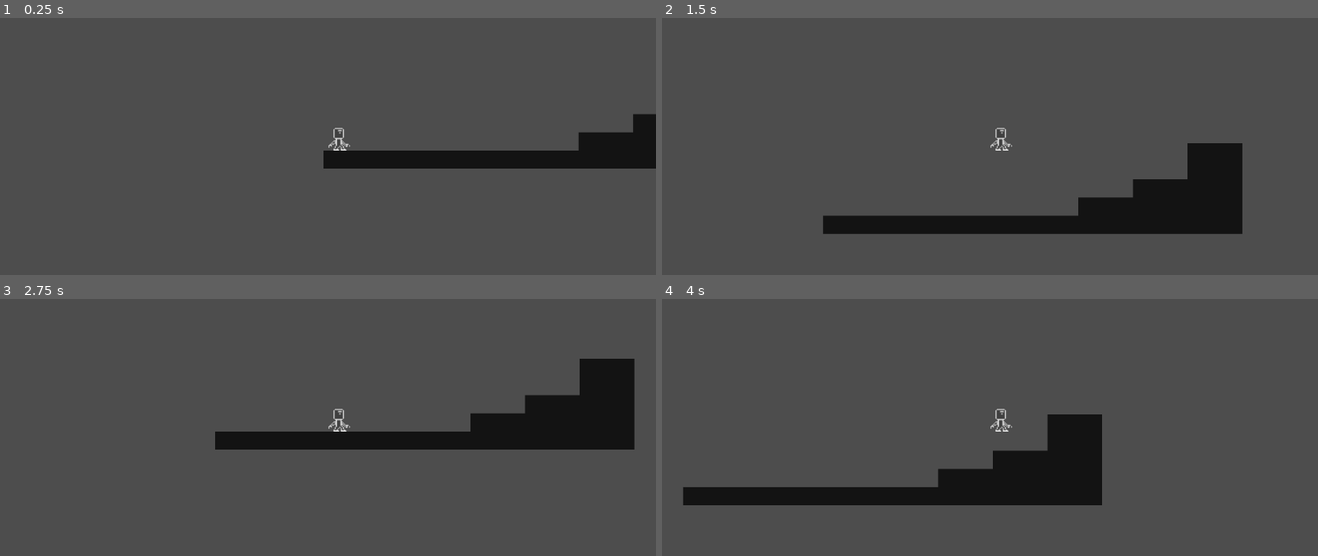
Above: before the commit, frames 1-4 (two rows, left to right).
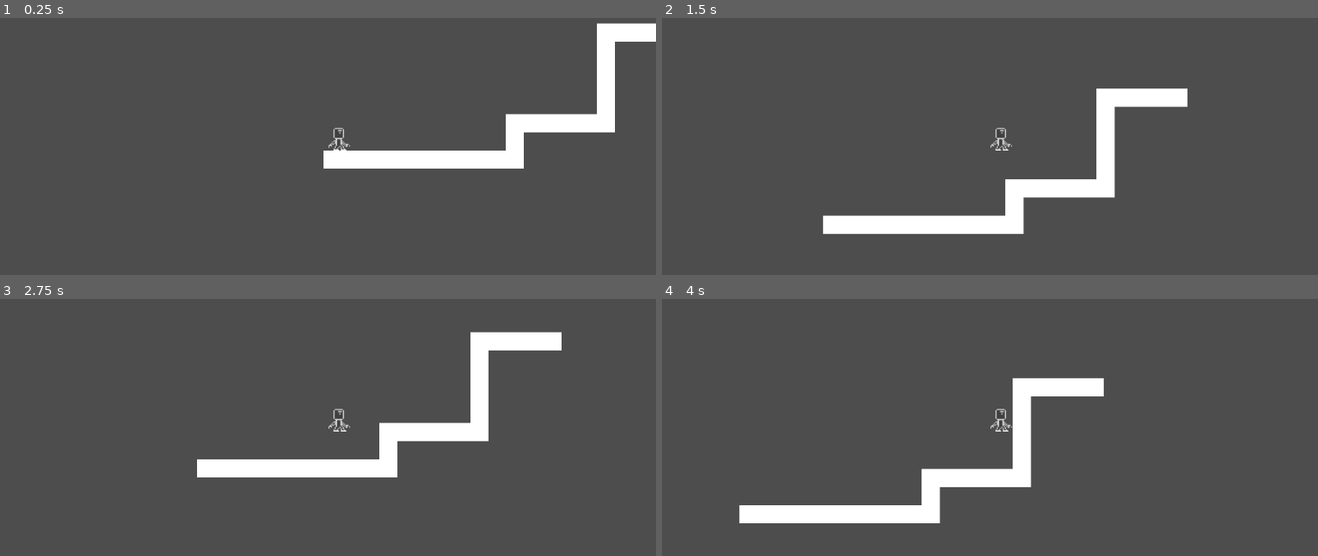
Above: after the commit, the same moments.

Repository: peachyem/ShootingForTheDark
Game: Godot game, scene res://levels/level_1.tscn
The game is run twice, just before and just after one commit, with the same random seed, the same clock (stepped at 60 frames per second) and the same inputs. This scene is started directly instead of the project's main scene.
Inputs:
- Up to frame 1 (0.25 s): no input
- Up to frame 2 (1.5 s): tap Enter (ui_accept) at 0.5, 0.77 s; hold Right (ui_right) from 0.53 s (still down)
- Up to frame 3 (2.75 s): tap Enter (ui_accept) at 1.52 s; release Right (ui_right) at 2.03 s; hold Left (ui_left) from 2.03 s (still down)
- Up to frame 4 (4 s): release Left (ui_left) at 2.78 s; hold Right (ui_right) from 2.78 s (still down); tap Enter (ui_accept) at 3.02, 3.77 s

The runs differ from the first frame. In frame 1, 7.5% of the frame differs, in the area x 49-100%, y 1-59%; in frame 2, 12%; in frame 3, 13%, in the area x 30-97%, y 12-70%; in frame 4, 13%.

Commit message:
Added platforms, removed temp lvl

Diff:
--- a/levels/level_1.tscn
+++ b/levels/level_1.tscn
@@ -1,14 +1,147 @@
-[gd_scene load_steps=4 format=3 uid="uid://c7aqf403j0esb"]
+[gd_scene load_steps=6 format=3 uid="uid://c7aqf403j0esb"]
 
-[ext_resource type="PackedScene" uid="uid://x35wnbjufn1d" path="res://tilemaps/ground_tilemap.tscn" id="1_frxpb"]
 [ext_resource type="PackedScene" uid="uid://cu7vtwgge2k0j" path="res://entities/player/player_w_camera.tscn" id="2_jusea"]
 [ext_resource type="Script" path="res://scripts/player_control.gd" id="3_ln4g7"]
+[ext_resource type="Texture2D" uid="uid://dj8gnvxx8snei" path="res://images/platforms.png" id="3_qsiok"]
+
+[sub_resource type="TileSetAtlasSource" id="TileSetAtlasSource_8ca03"]
+resource_name = "Ground/Roof"
+texture = ExtResource("3_qsiok")
+texture_region_size = Vector2i(32, 32)
+0:0/0 = 0
+0:0/0/physics_layer_0/linear_velocity = Vector2(0, 0)
+0:0/0/physics_layer_0/angular_velocity = 0.0
+0:0/0/physics_layer_0/polygon_0/points = PackedVector2Array(-16, -16, 16, -16, 16, 16, -16, 16)
+1:0/0 = 0
+1:0/0/physics_layer_0/linear_velocity = Vector2(0, 0)
+1:0/0/physics_layer_0/angular_velocity = 0.0
+1:0/0/physics_layer_0/polygon_0/points = PackedVector2Array(-16, -16, 16, -16, 16, 16, -16, 16)
+2:0/0 = 0
+2:0/0/physics_layer_0/linear_velocity = Vector2(0, 0)
+2:0/0/physics_layer_0/angular_velocity = 0.0
+2:0/0/physics_layer_0/polygon_0/points = PackedVector2Array(-16, -16, 16, -16, 16, 12, -12, 12, -16, 16)
+3:0/0 = 0
+3:0/0/physics_layer_0/linear_velocity = Vector2(0, 0)
+3:0/0/physics_layer_0/angular_velocity = 0.0
+3:0/0/physics_layer_0/polygon_0/points = PackedVector2Array(-16, -16, 16, -16, 16, 12.25, -16, 12)
+4:0/0 = 0
+4:0/0/physics_layer_0/linear_velocity = Vector2(0, 0)
+4:0/0/physics_layer_0/angular_velocity = 0.0
+4:0/0/physics_layer_0/polygon_0/points = PackedVector2Array(-16, -16, 16, -16, 16, 16, 12.125, 12, -16, 12)
+5:0/0 = 0
+5:0/0/physics_layer_0/linear_velocity = Vector2(0, 0)
+5:0/0/physics_layer_0/angular_velocity = 0.0
+5:0/0/physics_layer_0/polygon_0/points = PackedVector2Array(-16, -16, 16, -16, 16, 16, -16, 16)
+6:0/0 = 0
+6:0/0/physics_layer_0/linear_velocity = Vector2(0, 0)
+6:0/0/physics_layer_0/angular_velocity = 0.0
+6:0/0/physics_layer_0/polygon_0/points = PackedVector2Array(-16, -16, 16, -16, 16, 16, -16, 16)
+6:1/0 = 0
+6:1/0/physics_layer_0/linear_velocity = Vector2(0, 0)
+6:1/0/physics_layer_0/angular_velocity = 0.0
+6:1/0/physics_layer_0/polygon_0/points = PackedVector2Array(-16, -16, 16, -16, 16, 16, -16, 16)
+6:2/0 = 0
+6:2/0/physics_layer_0/linear_velocity = Vector2(0, 0)
+6:2/0/physics_layer_0/angular_velocity = 0.0
+6:2/0/physics_layer_0/polygon_0/points = PackedVector2Array(-16, -16, 16, -16, 16, 16)
+5:1/0 = 0
+5:1/0/physics_layer_0/linear_velocity = Vector2(0, 0)
+5:1/0/physics_layer_0/angular_velocity = 0.0
+5:1/0/physics_layer_0/polygon_0/points = PackedVector2Array(-16, -16, 16, -16, 16, 16)
+0:1/0 = 0
+0:1/0/physics_layer_0/linear_velocity = Vector2(0, 0)
+0:1/0/physics_layer_0/angular_velocity = 0.0
+0:1/0/physics_layer_0/polygon_0/points = PackedVector2Array(-16, -16, 16, -16, 16, 16, -16, 16)
+1:1/0 = 0
+1:1/0/physics_layer_0/linear_velocity = Vector2(0, 0)
+1:1/0/physics_layer_0/angular_velocity = 0.0
+1:1/0/physics_layer_0/polygon_0/points = PackedVector2Array(-16, -16, 16, -16, -16, 16)
+2:1/0 = 0
+2:1/0/physics_layer_0/linear_velocity = Vector2(0, 0)
+2:1/0/physics_layer_0/angular_velocity = 0.0
+2:1/0/physics_layer_0/polygon_0/points = PackedVector2Array(-16, -16, 16, -16, 16, -11.75, -16, -11.75)
+3:1/0 = 0
+3:1/0/physics_layer_0/linear_velocity = Vector2(0, 0)
+3:1/0/physics_layer_0/angular_velocity = 0.0
+3:1/0/physics_layer_0/polygon_0/points = PackedVector2Array(-16, -16, 16, -16, 16, -12, -16, -12)
+3:1/0/physics_layer_0/polygon_1/points = PackedVector2Array(-16, 16, 16, 16, 16, 11.75, -16, 12)
+0:2/0 = 0
+0:2/0/physics_layer_0/linear_velocity = Vector2(0, 0)
+0:2/0/physics_layer_0/angular_velocity = 0.0
+0:2/0/physics_layer_0/polygon_0/points = PackedVector2Array(-16, -16, 16, -16, -16, 16)
+0:4/0 = 0
+0:4/0/physics_layer_0/linear_velocity = Vector2(0, 0)
+0:4/0/physics_layer_0/angular_velocity = 0.0
+0:4/0/physics_layer_0/polygon_0/points = PackedVector2Array(-16, -11.875, 11.875, -11.875, 16, -16, 16, 16, -16, 16)
+1:3/0 = 0
+1:3/0/physics_layer_0/linear_velocity = Vector2(0, 0)
+1:3/0/physics_layer_0/angular_velocity = 0.0
+1:3/0/physics_layer_0/polygon_0/points = PackedVector2Array(16, -16, 16, 16, -16, 16)
+1:4/0 = 0
+1:4/0/physics_layer_0/linear_velocity = Vector2(0, 0)
+1:4/0/physics_layer_0/angular_velocity = 0.0
+1:4/0/physics_layer_0/polygon_0/points = PackedVector2Array(-16, -16, 16, -16, 16, 16, -16, 16)
+2:3/0 = 0
+2:3/0/physics_layer_0/linear_velocity = Vector2(0, 0)
+2:3/0/physics_layer_0/angular_velocity = 0.0
+2:3/0/physics_layer_0/polygon_0/points = PackedVector2Array(-16, -16, 16, -16, 16, 16, -16, 16)
+2:4/0 = 0
+2:4/0/physics_layer_0/linear_velocity = Vector2(0, 0)
+2:4/0/physics_layer_0/angular_velocity = 0.0
+2:4/0/physics_layer_0/polygon_0/points = PackedVector2Array(-16, -16, 16, -16, 16, 16, -16, 16)
+3:3/0 = 0
+3:3/0/physics_layer_0/linear_velocity = Vector2(0, 0)
+3:3/0/physics_layer_0/angular_velocity = 0.0
+3:3/0/physics_layer_0/polygon_0/points = PackedVector2Array(-16, -16, 16, -16, 16, 16, -16, 16)
+3:4/0 = 0
+3:4/0/physics_layer_0/linear_velocity = Vector2(0, 0)
+3:4/0/physics_layer_0/angular_velocity = 0.0
+3:4/0/physics_layer_0/polygon_0/points = PackedVector2Array(-16, -16, 16, -16, 16, 16, -16, 16)
+4:3/0 = 0
+4:3/0/physics_layer_0/linear_velocity = Vector2(0, 0)
+4:3/0/physics_layer_0/angular_velocity = 0.0
+4:3/0/physics_layer_0/polygon_0/points = PackedVector2Array(-16, -16, 16, -16, 16, 16, -16, 16)
+4:4/0 = 0
+4:4/0/physics_layer_0/linear_velocity = Vector2(0, 0)
+4:4/0/physics_layer_0/angular_velocity = 0.0
+4:4/0/physics_layer_0/polygon_0/points = PackedVector2Array(-16, -16, 16, -16, 16, 16, -16, 16)
+5:3/0 = 0
+5:3/0/physics_layer_0/linear_velocity = Vector2(0, 0)
+5:3/0/physics_layer_0/angular_velocity = 0.0
+5:3/0/physics_layer_0/polygon_0/points = PackedVector2Array(-16, -16, 16, 16, -16, 16)
+5:4/0 = 0
+5:4/0/physics_layer_0/linear_velocity = Vector2(0, 0)
+5:4/0/physics_layer_0/angular_velocity = 0.0
+5:4/0/physics_layer_0/polygon_0/points = PackedVector2Array(-16, -16, 16, -16, 16, 16, -16, 16)
+6:4/0 = 0
+6:4/0/physics_layer_0/linear_velocity = Vector2(0, 0)
+6:4/0/physics_layer_0/angular_velocity = 0.0
+6:4/0/physics_layer_0/polygon_0/points = PackedVector2Array(-16, -16, -12.125, -11.875, 16, -12, 16, 16, -16, 16)
+2:2/0 = 0
+2:2/0/physics_layer_0/linear_velocity = Vector2(0, 0)
+2:2/0/physics_layer_0/angular_velocity = 0.0
+2:2/0/physics_layer_0/polygon_0/points = PackedVector2Array(-12, 12, 16, 12, 16, 16, -16, 16)
+3:2/0 = 0
+3:2/0/physics_layer_0/linear_velocity = Vector2(0, 0)
+3:2/0/physics_layer_0/angular_velocity = 0.0
+3:2/0/physics_layer_0/polygon_0/points = PackedVector2Array(-16, 11.875, 16, 12, 16, 16, -16, 16)
+4:2/0 = 0
+4:2/0/physics_layer_0/linear_velocity = Vector2(0, 0)
+4:2/0/physics_layer_0/angular_velocity = 0.0
+4:2/0/physics_layer_0/polygon_0/points = PackedVector2Array(-16, 12, 11.875, 11.875, 16, 16, -16, 16)
+
+[sub_resource type="TileSet" id="TileSet_0cfws"]
+tile_size = Vector2i(32, 32)
+physics_layer_0/collision_layer = 1
+sources/0 = SubResource("TileSetAtlasSource_8ca03")
 
 [node name="Level 1" type="Node2D"]
-
-[node name="TileMap" parent="." instance=ExtResource("1_frxpb")]
-layer_0/tile_data = PackedInt32Array(0, 131072, 0, 1, 131072, 0, 2, 131072, 0, 3, 131072, 0, 4, 131072, 0, 5, 131072, 0, 6, 131072, 0, 7, 131072, 0, 8, 131072, 0, 9, 131072, 0, 10, 131072, 0, 11, 131072, 0, 12, 131072, 0, 13, 131072, 0, 14, 131072, 0, -65522, 131072, 0, 15, 131072, 0, -65521, 131072, 0, -65520, 131072, 0, 16, 131072, 0, 17, 131072, 0, -65519, 131072, 0, -131055, 131072, 0, -131053, 131072, 0, -131054, 131072, 0, -65518, 131072, 0, -65517, 131072, 0, 19, 131072, 0, 18, 131072, 0, 20, 131072, 0, -65516, 131072, 0, -131052, 131072, 0, -131051, 131072, 0, -65515, 131072, 0, 21, 131072, 0, 22, 131072, 0, -65514, 131072, 0, -131050, 131072, 0, -196586, 131072, 0, -196587, 131072, 0, -196588, 131072, 0, -262122, 131072, 0, -262123, 131072, 0, -262124, 131072, 0)
 
 [node name="Player" parent="." instance=ExtResource("2_jusea")]
 position = Vector2(8, -72)
 script = ExtResource("3_ln4g7")
+
+[node name="TileMap" type="TileMap" parent="."]
+tile_set = SubResource("TileSet_0cfws")
+format = 2
+layer_0/tile_data = PackedInt32Array(0, 131072, 3, 1, 131072, 3, 2, 131072, 3, 3, 131072, 3, 4, 131072, 3, 5, 131072, 3, 6, 131072, 3, 7, 131072, 3, 8, 131072, 3, 9, 131072, 3, 10, 131072, 3, -65526, 131072, 3, -131062, 131072, 3, -131061, 131072, 3, -131060, 131072, 3, -131059, 131072, 3, -131058, 131072, 3, -131057, 131072, 3, -196593, 131072, 3, -262129, 131072, 3, -327665, 131072, 3, -393201, 131072, 3, -458737, 131072, 3, -458736, 131072, 3, -458735, 131072, 3, -458734, 131072, 3, -458733, 131072, 3)
--- a/levels/temp.tscn
+++ /dev/null
@@ -1,15 +0,0 @@
-[gd_scene load_steps=5 format=3 uid="uid://cby4j4wgieglr"]
-
-[ext_resource type="PackedScene" uid="uid://x35wnbjufn1d" path="res://tilemaps/ground_tilemap.tscn" id="1_neiap"]
-[ext_resource type="TileSet" uid="uid://ddbiuacnrr2wy" path="res://tilemaps/glass.tres" id="2_np0ty"]
-[ext_resource type="PackedScene" uid="uid://cu7vtwgge2k0j" path="res://entities/player/player_w_camera.tscn" id="2_w5jwx"]
-[ext_resource type="Script" path="res://scripts/player_control.gd" id="3_m6hx0"]
-
-[node name="temp" type="Node2D"]
-
-[node name="TileMap" parent="." instance=ExtResource("1_neiap")]
-tile_set = ExtResource("2_np0ty")
-
-[node name="Player" parent="." instance=ExtResource("2_w5jwx")]
-position = Vector2(-22, -162)
-script = ExtResource("3_m6hx0")
--- a/tilemaps/ground_tilemap.tscn
+++ /dev/null
@@ -1,114 +0,0 @@
-[gd_scene load_steps=4 format=3 uid="uid://x35wnbjufn1d"]
-
-[ext_resource type="Texture2D" uid="uid://l4b7xpsxdlme" path="res://images/backgroundColorsTilemap1.png" id="1_y56q8"]
-
-[sub_resource type="TileSetAtlasSource" id="TileSetAtlasSource_r37fi"]
-resource_name = "Ground/Background"
-texture = ExtResource("1_y56q8")
-texture_region_size = Vector2i(32, 32)
-0:0/0 = 0
-0:0/0/physics_layer_0/linear_velocity = Vector2(0, 0)
-0:0/0/physics_layer_0/angular_velocity = 0.0
-0:0/0/physics_layer_0/polygon_0/points = PackedVector2Array(-16, -16, 16, -16, 16, 16, -16, 16)
-0:1/0 = 0
-0:1/0/physics_layer_0/linear_velocity = Vector2(0, 0)
-0:1/0/physics_layer_0/angular_velocity = 0.0
-0:1/0/physics_layer_0/polygon_0/points = PackedVector2Array(-16, -16, 16, -16, 16, 16, -16, 16)
-0:2/0 = 0
-0:2/0/physics_layer_0/linear_velocity = Vector2(0, 0)
-0:2/0/physics_layer_0/angular_velocity = 0.0
-0:2/0/physics_layer_0/polygon_0/points = PackedVector2Array(-16, -16, 16, -16, 16, 16, -16, 16)
-0:3/0 = 0
-0:3/0/physics_layer_0/linear_velocity = Vector2(0, 0)
-0:3/0/physics_layer_0/angular_velocity = 0.0
-0:3/0/physics_layer_0/polygon_0/points = PackedVector2Array(-16, -16, 16, -16, 16, 16, -16, 16)
-1:0/0 = 0
-1:0/0/physics_layer_0/linear_velocity = Vector2(0, 0)
-1:0/0/physics_layer_0/angular_velocity = 0.0
-1:0/0/physics_layer_0/polygon_0/points = PackedVector2Array(-16, -16, 16, -16, 16, 16, -16, 16)
-1:1/0 = 0
-1:1/0/physics_layer_0/linear_velocity = Vector2(0, 0)
-1:1/0/physics_layer_0/angular_velocity = 0.0
-1:1/0/physics_layer_0/polygon_0/points = PackedVector2Array(-16, -16, 16, -16, 16, 16, -16, 16)
-1:2/0 = 0
-1:2/0/physics_layer_0/linear_velocity = Vector2(0, 0)
-1:2/0/physics_layer_0/angular_velocity = 0.0
-1:2/0/physics_layer_0/polygon_0/points = PackedVector2Array(-16, -16, 16, -16, 16, 16, -16, 16)
-1:3/0 = 0
-1:3/0/physics_layer_0/linear_velocity = Vector2(0, 0)
-1:3/0/physics_layer_0/angular_velocity = 0.0
-1:3/0/physics_layer_0/polygon_0/points = PackedVector2Array(-16, -16, 16, -16, 16, 16, -16, 16)
-2:0/0 = 0
-2:0/0/physics_layer_0/linear_velocity = Vector2(0, 0)
-2:0/0/physics_layer_0/angular_velocity = 0.0
-2:0/0/physics_layer_0/polygon_0/points = PackedVector2Array(-16, -16, 16, -16, 16, 16, -16, 16)
-2:1/0 = 0
-2:1/0/physics_layer_0/linear_velocity = Vector2(0, 0)
-2:1/0/physics_layer_0/angular_velocity = 0.0
-2:1/0/physics_layer_0/polygon_0/points = PackedVector2Array(-16, -16, 16, -16, 16, 16, -16, 16)
-2:2/0 = 0
-2:2/0/physics_layer_0/linear_velocity = Vector2(0, 0)
-2:2/0/physics_layer_0/angular_velocity = 0.0
-2:2/0/physics_layer_0/polygon_0/points = PackedVector2Array(-16, -16, 16, -16, 16, 16, -16, 16)
-2:3/0 = 0
-2:3/0/physics_layer_0/linear_velocity = Vector2(0, 0)
-2:3/0/physics_layer_0/angular_velocity = 0.0
-2:3/0/physics_layer_0/polygon_0/points = PackedVector2Array(-16, -16, 16, -16, 16, 16, -16, 16)
-3:0/0 = 0
-3:0/0/physics_layer_0/linear_velocity = Vector2(0, 0)
-3:0/0/physics_layer_0/angular_velocity = 0.0
-3:0/0/physics_layer_0/polygon_0/points = PackedVector2Array(-16, -16, 16, -16, 16, 16, -16, 16)
-3:1/0 = 0
-3:1/0/physics_layer_0/linear_velocity = Vector2(0, 0)
-3:1/0/physics_layer_0/angular_velocity = 0.0
-3:1/0/physics_layer_0/polygon_0/points = PackedVector2Array(-16, -16, 16, -16, 16, 16, -16, 16)
-3:2/0 = 0
-3:2/0/physics_layer_0/linear_velocity = Vector2(0, 0)
-3:2/0/physics_layer_0/angular_velocity = 0.0
-3:2/0/physics_layer_0/polygon_0/points = PackedVector2Array(-16, -16, 16, -16, 16, 16, -16, 16)
-3:3/0 = 0
-3:3/0/physics_layer_0/linear_velocity = Vector2(0, 0)
-3:3/0/physics_layer_0/angular_velocity = 0.0
-3:3/0/physics_layer_0/polygon_0/points = PackedVector2Array(-16, -16, 16, -16, 16, 16, -16, 16)
-4:0/0 = 0
-4:0/0/physics_layer_0/linear_velocity = Vector2(0, 0)
-4:0/0/physics_layer_0/angular_velocity = 0.0
-4:0/0/physics_layer_0/polygon_0/points = PackedVector2Array(-16, -16, 16, -16, 16, 16, -16, 16)
-4:1/0 = 0
-4:1/0/physics_layer_0/linear_velocity = Vector2(0, 0)
-4:1/0/physics_layer_0/angular_velocity = 0.0
-4:1/0/physics_layer_0/polygon_0/points = PackedVector2Array(-16, -16, 16, -16, 16, 16, -16, 16)
-4:2/0 = 0
-4:2/0/physics_layer_0/linear_velocity = Vector2(0, 0)
-4:2/0/physics_layer_0/angular_velocity = 0.0
-4:2/0/physics_layer_0/polygon_0/points = PackedVector2Array(-16, -16, 16, -16, 16, 16, -16, 16)
-4:3/0 = 0
-4:3/0/physics_layer_0/linear_velocity = Vector2(0, 0)
-4:3/0/physics_layer_0/angular_velocity = 0.0
-4:3/0/physics_layer_0/polygon_0/points = PackedVector2Array(-16, -16, 16, -16, 16, 16, -16, 16)
-5:0/0 = 0
-5:0/0/physics_layer_0/linear_velocity = Vector2(0, 0)
-5:0/0/physics_layer_0/angular_velocity = 0.0
-5:0/0/physics_layer_0/polygon_0/points = PackedVector2Array(-16, -16, 16, -16, 16, 16, -16, 16)
-5:1/0 = 0
-5:1/0/physics_layer_0/linear_velocity = Vector2(0, 0)
-5:1/0/physics_layer_0/angular_velocity = 0.0
-5:1/0/physics_layer_0/polygon_0/points = PackedVector2Array(-16, -16, 16, -16, 16, 16, -16, 16)
-5:2/0 = 0
-5:2/0/physics_layer_0/linear_velocity = Vector2(0, 0)
-5:2/0/physics_layer_0/angular_velocity = 0.0
-5:2/0/physics_layer_0/polygon_0/points = PackedVector2Array(-16, -16, 16, -16, 16, 16, -16, 16)
-5:3/0 = 0
-5:3/0/physics_layer_0/linear_velocity = Vector2(0, 0)
-5:3/0/physics_layer_0/angular_velocity = 0.0
-5:3/0/physics_layer_0/polygon_0/points = PackedVector2Array(-16, -16, 16, -16, 16, 16, -16, 16)
-
-[sub_resource type="TileSet" id="TileSet_g5idy"]
-tile_size = Vector2i(32, 32)
-physics_layer_0/collision_layer = 1
-sources/0 = SubResource("TileSetAtlasSource_r37fi")
-
-[node name="TileMap" type="TileMap"]
-tile_set = SubResource("TileSet_g5idy")
-rendering_quadrant_size = 32
-format = 2
Binary file added: images/platforms.png
Not shown, added: images/platforms.png.import
Not shown, added: music/ambience_cave_better.mp3.import
Not shown, added: music/ambience_cave_better.mp3
